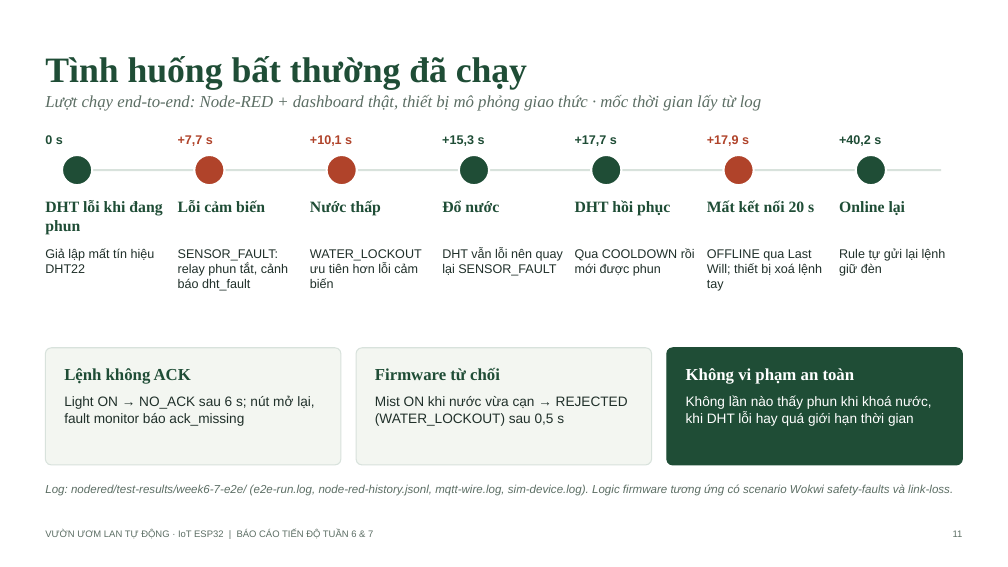
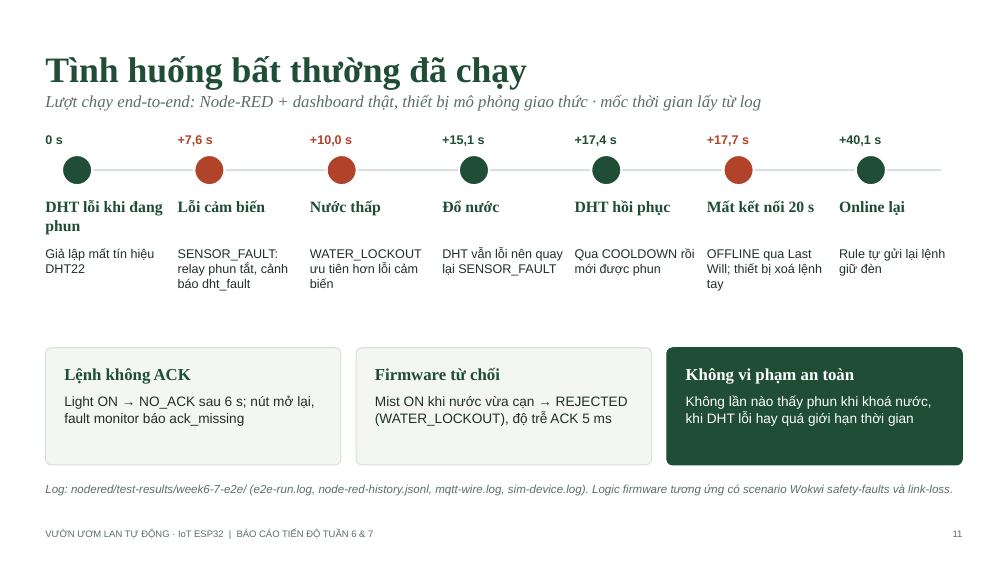
Before and after one commit to Khoa-Tr/orhid-software, a slide deck: slide 11 of docs/bao-cao-tuan-6-7.pptx. Drawn at 1008x567 pixels with LibreOffice and Linux fonts; fonts in the diff are those of the drawing. Boxes give left, top, right and bottom in pixels: in the first picture for what was removed or moved away, otherwise in the second. Text is boxed around its words. In the diff, an @@ line names an element or a change of style, - is before the commit and + after.

```diff
--- a/docs/bao-cao-tuan-6-7.pptx
+++ b/docs/bao-cao-tuan-6-7.pptx
@@ text at (178,135,213,146): text changed @@
-+7,7 s
++7,6 s
@@ text at (310,135,352,146): text changed @@
-+10,1 s
++10,0 s
@@ text at (442,135,485,146): text changed @@
-+15,3 s
++15,1 s
@@ text at (575,135,617,146): text changed @@
-+17,7 s
++17,4 s
@@ text at (707,135,749,146): text changed @@
-+17,9 s
++17,7 s
@@ text at (839,135,881,146): text changed @@
-+40,2 s
++40,1 s
@@ text at (375,396,628,426): text changed @@
-Mist ON khi nước vừa cạn → REJECTED (WATER_LOCKOUT) sau 0,5 s
+Mist ON khi nước vừa cạn → REJECTED (WATER_LOCKOUT), độ trễ ACK 5 ms
```
Also in this commit, not shown: 5 other slides changed, 21 other files.
